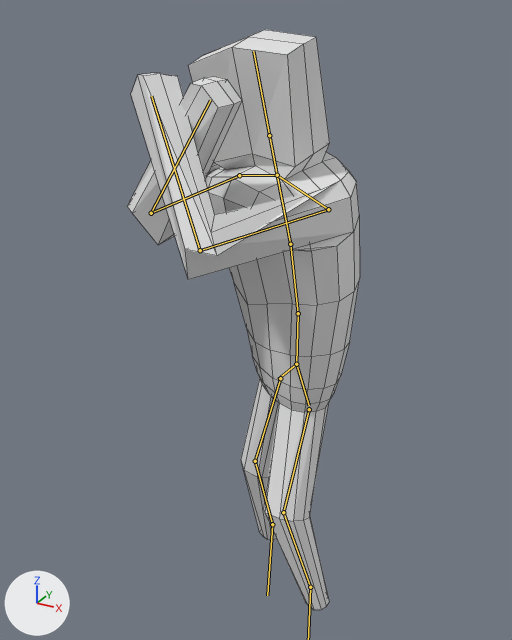
An edit to the Blender file Assets/Models/Player/Blender/new_model.blend, drawn before and after from the same camera.
The view is the same before and after, from a camera (50 mm lens) standing at (3.5, -7.44, 7.4) and looking at (-0.26, -0.61, 3.99). Arrows for +X, +Y and +Z are at lower left; the lights stay in place. Both versions are drawn at frame 1 of the action 'Blocking'; the numbers are the values there. The bones that bend it are drawn over the model as lines. Mesh edges are drawn as thin lines.
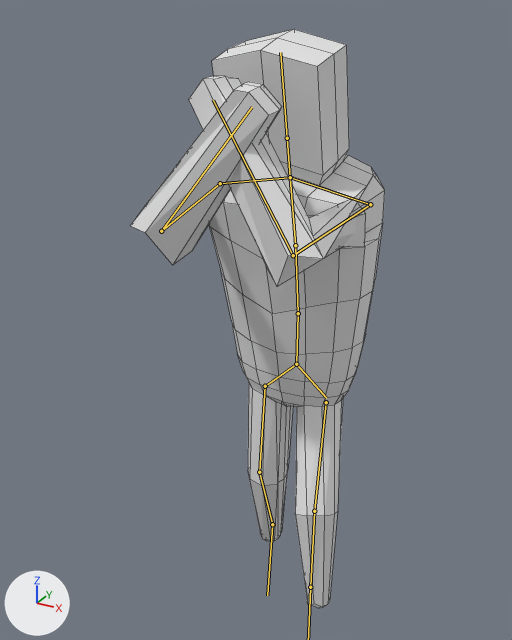
Boxes (x1, y1, x2, y2) around the edits, measured in the pictures (512 x 640 px):
'Cube', posed (9% wider)
    before: (127, 30, 360, 610)
    after: (130, 29, 385, 608)
bone 'Spine', root to tip
    before: (298, 313) to (290, 244)
    after: (298, 313) to (295, 245)
bone 'Neck', root to tip
    before: (277, 175) to (269, 135)
    after: (290, 177) to (287, 138)
bone 'UpperArm_L', root to tip
    before: (328, 209) to (200, 250)
    after: (370, 204) to (293, 255)
bone 'UpperArm_R', root to tip
    before: (239, 175) to (151, 213)
    after: (220, 183) to (161, 231)

Edits to the bpy script that builds the scene:
```text
Change bone_pelvis:
    where bone_pelvis = bpy.data.objects['Armature.001'].pose.bones['Pelvis']
    bone_pelvis.rotation_quaternion: (0.943, 0.0, -0.333, 0.0) -> (0.943, 0.0, 0.0, 0.0)  # degrees (0, -39, 0) -> degrees (0, 0, 0)
Change bone_spine:
    where bone_spine = bpy.data.objects['Armature.001'].pose.bones['Spine']  # child of 'Pelvis'
    bone_spine.rotation_quaternion: (0.994, 0.073, 0.076, -0.006) -> (0.994, 0.073, 0.0, -0.006)  # degrees (8, 9, 0) -> degrees (8, 0, -1)
Change bone_neck:
    where bone_neck = bpy.data.objects['Armature.001'].pose.bones['Neck']  # child of 'Chest'
    bone_neck.rotation_quaternion: (0.962, 0.0, 0.274, 0.0) -> (0.962, 0.0, 0.0, 0.0)  # degrees (0, 32, 0) -> degrees (0, 0, 0)
Change bone_upperarm_l:
    where bone_upperarm_l = bpy.data.objects['Armature.001'].pose.bones['UpperArm_L']  # child of 'Shoulder_L'
    bone_upperarm_l.rotation_quaternion: (0.642, 0.605, -0.393, -0.262) -> (0.58, 0.678, -0.355, -0.28)  # degrees (92, -11, -56) -> degrees (100, -2, -54)
Change bone_upperarm_r:
    where bone_upperarm_r = bpy.data.objects['Armature.001'].pose.bones['UpperArm_R']  # child of 'Shoulder_R'
    bone_upperarm_r.rotation_quaternion: (0.472, 0.776, 0.291, 0.299) -> (0.553, 0.705, 0.339, 0.286)  # degrees (112, -11, 48) -> degrees (103, -2, 53)
```
